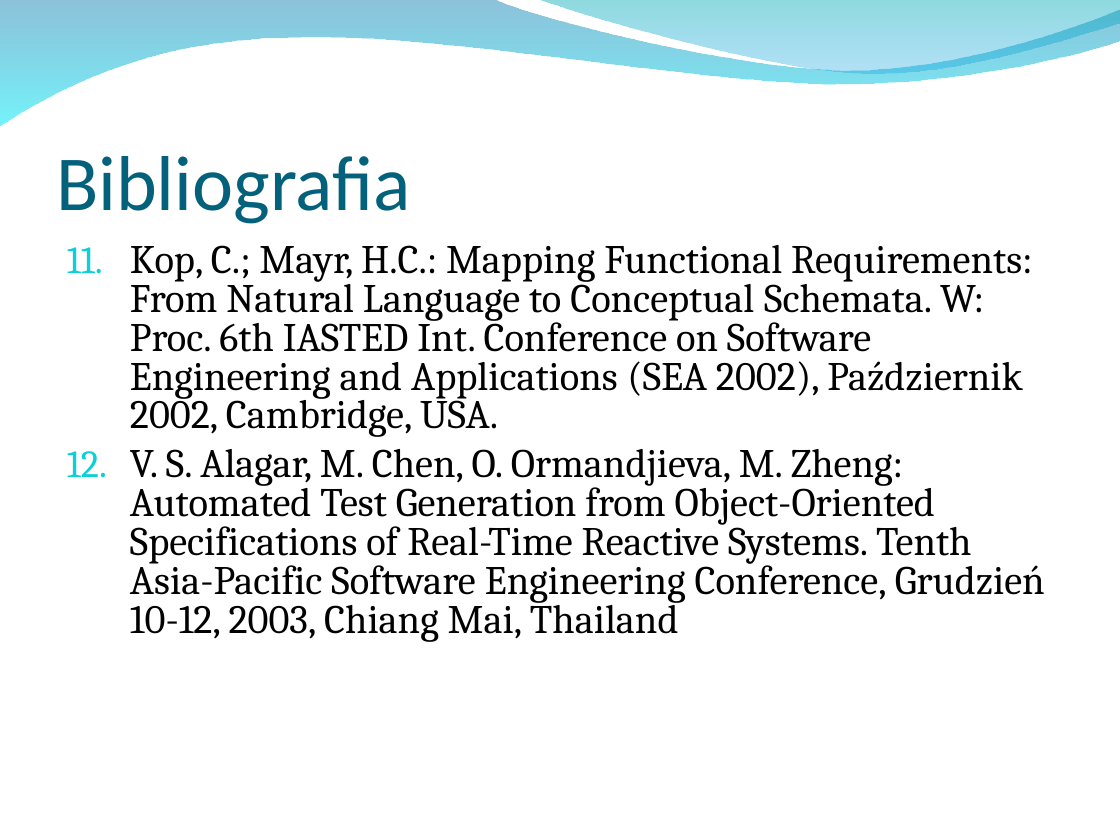
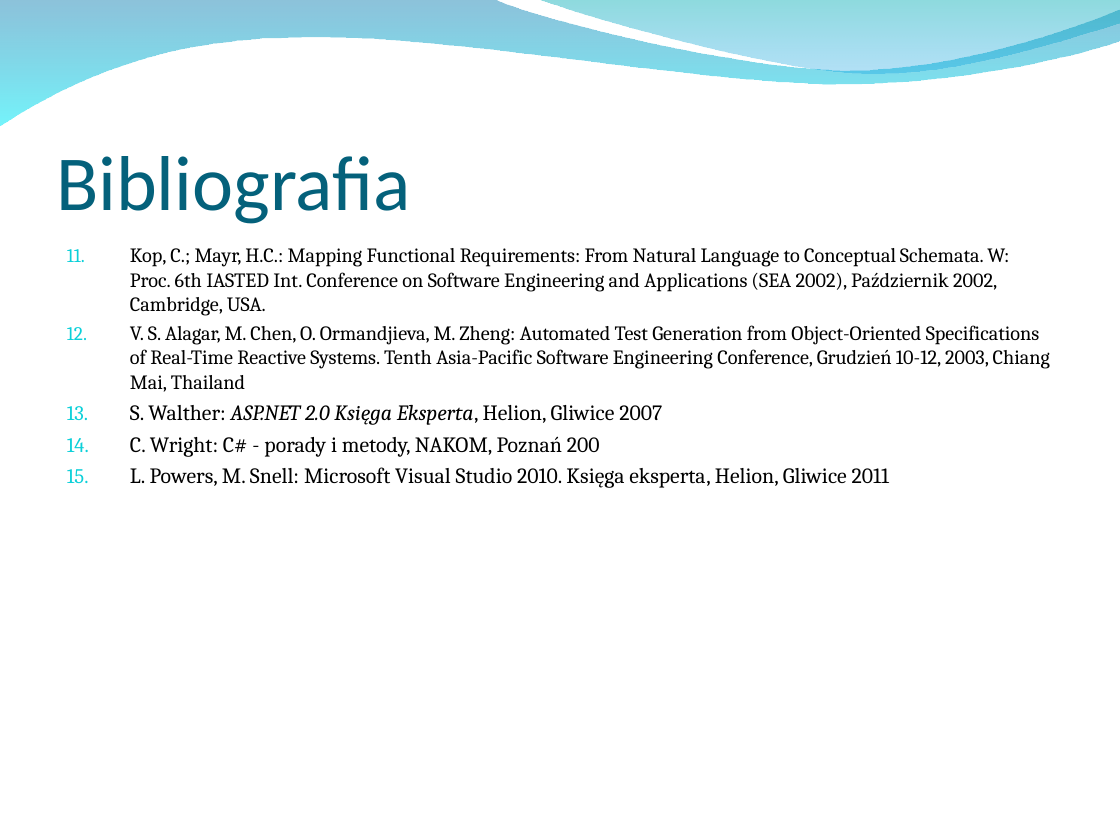
Before and after one commit to ges0/mgr, a slide deck: slide 13 of prezentacje/Seminarium1.ppt (slide 16 before the commit). Drawn at 1120x840 pixels with LibreOffice and Linux fonts; fonts in the diff are those of the drawing; background and template pictures are left out. Boxes give left, top, right and bottom in pixels: in the first picture for what was removed or moved away, otherwise in the second. Text is boxed around its words. In the diff, an @@ line names an element or a change of style, - is before the commit and + after.

```diff
--- a/prezentacje/Seminarium1.ppt
+++ b/prezentacje/Seminarium1.ppt
@@ text at bbox=[130, 248, 1050, 392]: size 26 to 13 pt in "Kop, C.; Mayr, H.C.: Mapping Functional Requirements: ...", "V. S. Alagar, M. Chen, O. Ormandjieva, ..."; line spacing 0.8 to 1; less space between paragraphs @@
@@ text at bbox=[130, 405, 889, 488]: paragraphs added @@
+13. S. Walther: ASP.NET 2.0 Księga Eksperta, Helion, Gliwice 2007
+14. C. Wright: C# - porady i metody, NAKOM, Poznań 200
+15. L. Powers, M. Snell: Microsoft Visual Studio 2010. Księga eksperta, Helion, Gliwice 2011
```
Also in this commit, not shown: 6 other slides changed, 1 slide added, 3 slides removed.
